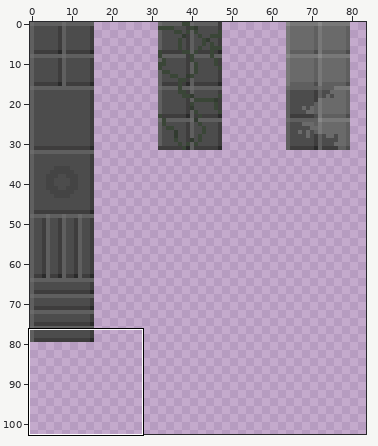
File history of a pixel-art file, First Projekt/Assets/Spiele Grafiken/Tilemap.aseprite. Above: a wide view before the commit, with the close-up outlined.
Close-up. As it was:
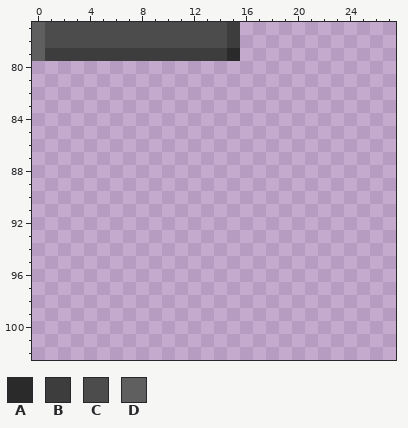
128x128 pixels, 1 frame. Colours within 5 levels of each other are drawn and written as one. Shown: x 0..27, y 77..102. The wide view leaves out empty margins.
Palette (. is transparent): A #2a2a2a  B #3e3d3d  C #4c4c4c  D #5f5f5f
Pixels before, first column x 0:
77 DCCCCCCCCCCCCCCB
78 DCCCCCCCCCCCCCCB
79 DBBBBBBBBBBBBBBA
After:
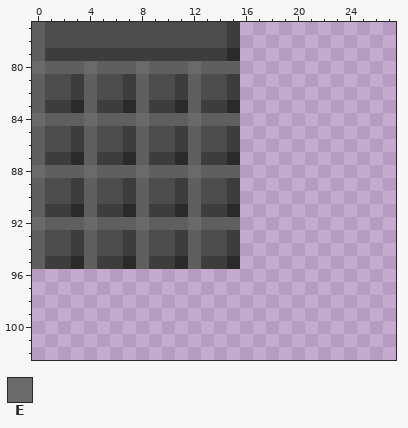
Colours new in this view: E #6a6a6a
Change:
Changed rows in their new state; - is an unchanged pixel.
first column x 0:
 80 EDDDEDDDEDDDEDDD
 81 DCCBDCCBDCCBDCCB
 82 DCCBDCCBDCCBDCCB
 83 DBBADBBADBBADBBA
 84 EDDDEDDDEDDDEDDD
 85 DCCBDCCBDCCBDCCB
 86 DCCBDCCBDCCBDCCB
 87 DBBADBBADBBADBBA
 88 EDDDEDDDEDDDEDDD
 89 DCCBDCCBDCCBDCCB
 90 DCCBDCCBDCCBDCCB
 91 DBBADBBADBBADBBA
 92 EDDDEDDDEDDDEDDD
 93 DCCBDCCBDCCBDCCB
 94 DCCBDCCBDCCBDCCB
 95 DBBADBBADBBADBBA
